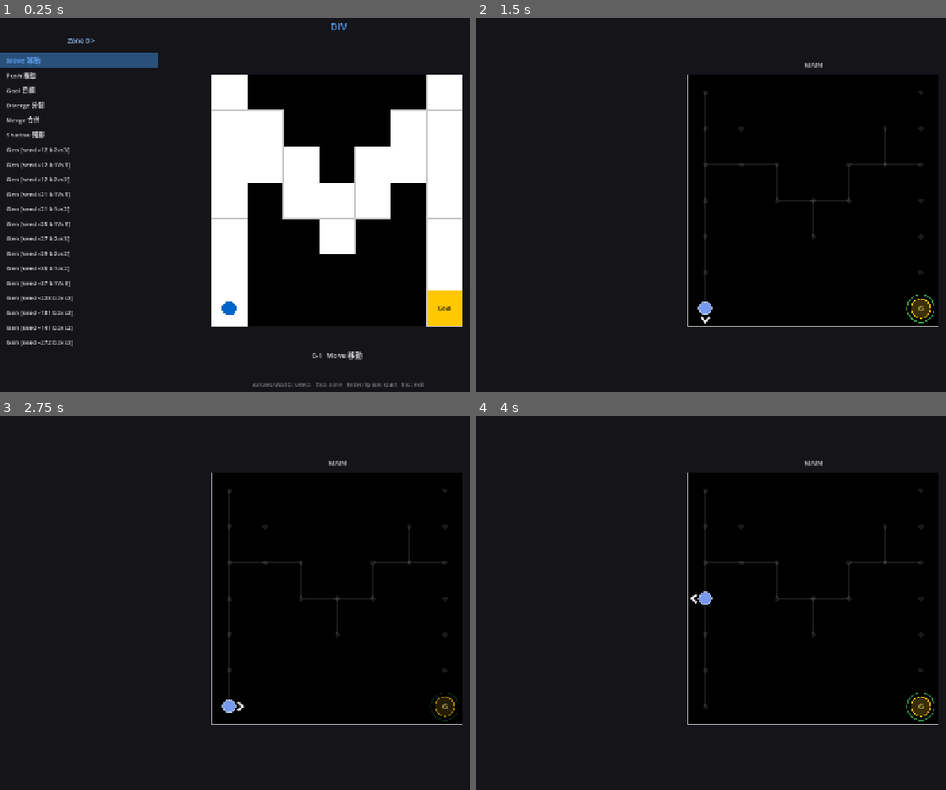
Above: before the commit, frames 1-4 (two rows, left to right).
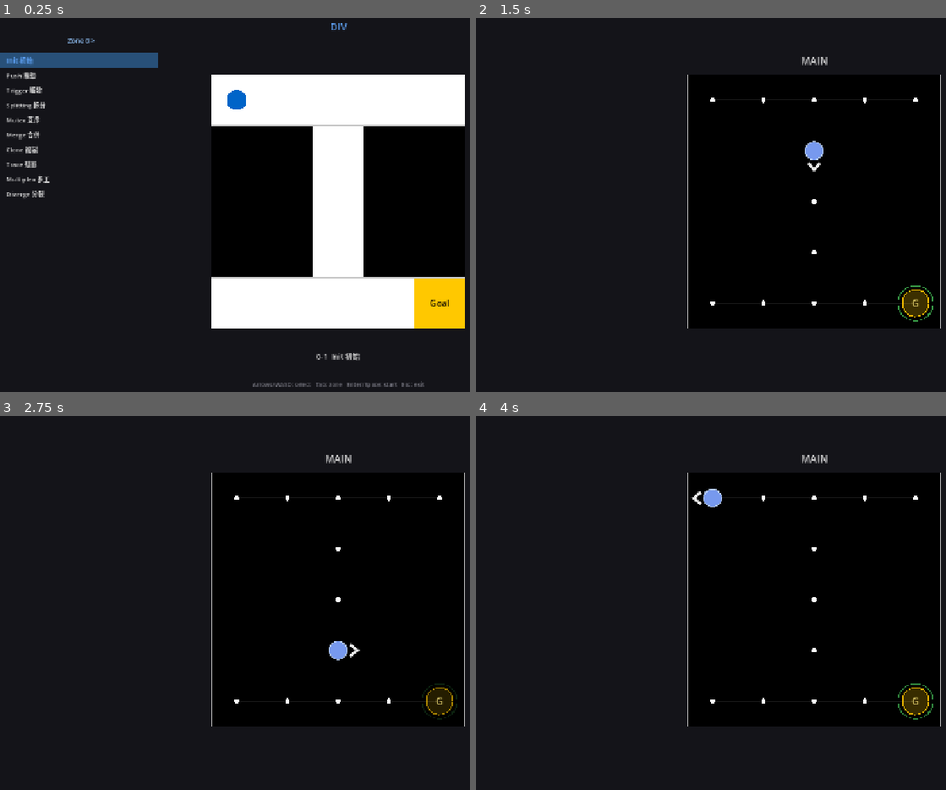
Above: after the commit, the same moments.

Repository: Periodev/DIV
Game: Godot game, scene res://scenes/main.tscn
The game is run twice, just before and just after one commit, with the same random seed, the same clock (stepped at 60 frames per second) and the same inputs.
Inputs:
- Up to frame 1 (0.25 s): no input
- Up to frame 2 (1.5 s): tap Enter at 0.5 s; hold D 0.53-1.28 s; tap R at 0.6 s; tap Space at 0.77 s; hold S from 1.28 s (still down); tap Z at 1.35 s
- Up to frame 3 (2.75 s): tap Space at 1.52 s; release S at 2.03 s; hold D from 2.03 s (still down); tap C at 2.1 s
- Up to frame 4 (4 s): tap Space at 2.75, 3.02, 3.77 s; release D at 2.78 s; hold W 2.78-3.53 s; tap V at 2.85 s; hold A from 3.53 s (still down); tap F at 3.6 s

The runs differ from the first frame. In frame 1, 27% of the frame differs, in the area x 1-99%, y 10-92%; in frame 2, 2.5%; in frame 3, 2.5%; in frame 4, 2.5%.

Commit message:
level update

Diff:
--- a/godot/scenes/main.tscn
+++ b/godot/scenes/main.tscn
@@ -1,7 +1,9 @@
-[gd_scene load_steps=2 format=3]
+[gd_scene load_steps=2 format=3 uid="uid://bxbunno6nqj74"]
 
 [ext_resource type="PackedScene" path="res://scenes/level_select.tscn" id="1"]
 
 [node name="Main" type="Node"]
 
 [node name="LevelSelect" parent="." instance=ExtResource("1")]
+grow_horizontal = 2
+grow_vertical = 2
--- a/godot/scripts/GameRenderer.gd
+++ b/godot/scripts/GameRenderer.gd
@@ -254,7 +254,7 @@
 
 	match tt:
 		Enums.TerrainType.FLOOR:
-			draw_circle(center, 3.8 * NODE_SCALE, _col(Color(1, 1, 1, 0.10), a))
+			draw_circle(center, 3.8 * NODE_SCALE, _col(Color(1, 1, 1, 1.0), a))
 
 		Enums.TerrainType.HOLE:
 			_draw_hole_node(pos, center, eff, a)
@@ -276,7 +276,7 @@
 			_draw_goal_node(center, eff, a)
 
 		_:
-			draw_circle(center, 3.8 * NODE_SCALE, _col(Color(1, 1, 1, 0.10), a))
+			draw_circle(center, 3.8 * NODE_SCALE, _col(Color(1, 1, 1, 1.0), a))
 
 
 func _draw_hole_node(pos: Vector2i, center: Vector2, eff: float, a: float) -> void:
@@ -1188,7 +1188,7 @@
 	if _spec.show_merge_preview_hint:
 		_draw_merge_preview_hint(_spec.is_merge_preview, a)
 	if _spec.show_merge_hint:
-		_draw_merge_hint(a)
+		_draw_merge_hint(a, _spec.merge_hint_enabled)
 	if _spec.show_fetch_indicator:
 		_draw_fetch_mode_indicator(_spec.fetch_mode_enabled, a)
 
@@ -1276,7 +1276,7 @@
 	_draw_text_in_rect(text, rect, 14, _col(Color.WHITE, a))
 
 
-func _draw_merge_hint(a: float) -> void:
+func _draw_merge_hint(a: float, enabled: bool) -> void:
 	var box_w: float    = 150.0
 	var box_h: float    = 40.0
 	var view_size: Vector2 = get_viewport_rect().size
@@ -1284,9 +1284,13 @@
 	var y: float        = (view_size.y + PresentationModel.TARGET_PANEL) * 0.5 + 15.0
 	var rect: Rect2     = _global_rect_to_local(Rect2(x, y, box_w, box_h))
 
-	draw_rect(rect, _col(COLOR_HINT_V_BG, a * 0.8))
-	draw_rect(rect, _col(COLOR_HINT_V_BD, a), false, 2.0)
-	_draw_text_in_rect("V Merge", rect, 16, _col(Color.WHITE, a))
+	var bg: Color = _col(COLOR_HINT_V_BG if enabled else COLOR_HINT_DARK, a * 0.8)
+	var bd: Color = _col(COLOR_HINT_V_BD if enabled else COLOR_HINT_GRAY_B, a)
+	var tx: Color = _col(Color.WHITE if enabled else COLOR_HINT_TEXT_G, a)
+
+	draw_rect(rect, bg)
+	draw_rect(rect, bd, false, 2.0)
+	_draw_text_in_rect("V Merge", rect, 16, tx)
 
 
 func _draw_fetch_mode_indicator(enabled: bool, a: float) -> void:
--- a/godot/scripts/GameScene.gd
+++ b/godot/scripts/GameScene.gd
@@ -374,6 +374,14 @@
 
 func _on_victory() -> void:
 	_vlog("_on_victory fired")
+	var solution_chars := PackedStringArray()
+	for ch in controller.input_log:
+		solution_chars.append(str(ch))
+	var solution := "".join(solution_chars)
+	print("\n=== VICTORY ===")
+	print("Steps: %d" % controller.input_log.size())
+	print("Solution: %s" % solution)
+	print("===============\n")
 	var level_dict: Dictionary = all_levels[current_level_idx] \
 		if current_level_idx >= 0 and current_level_idx < all_levels.size() else {}
 	var level_id: String = str(level_dict.get("id", ""))
Not shown, changed: godot/Level/Level0.txt
Not shown, changed: godot/Level/Level1.txt
Not shown, changed: tools/solver_core.py
